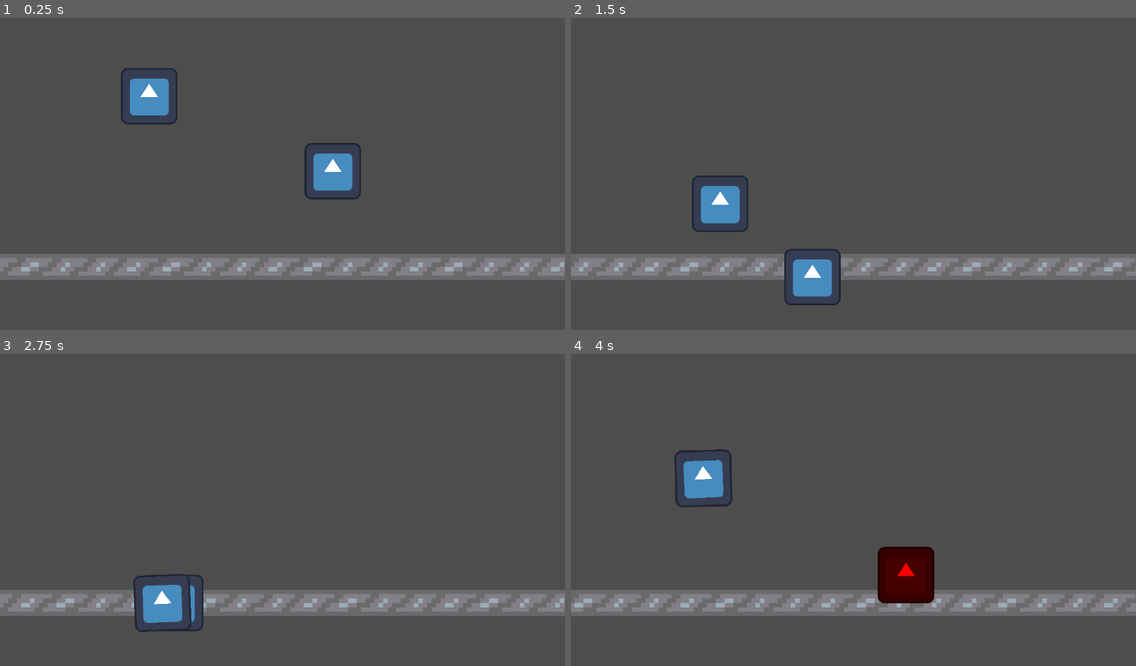
Above: before the commit, frames 1-4 (two rows, left to right).
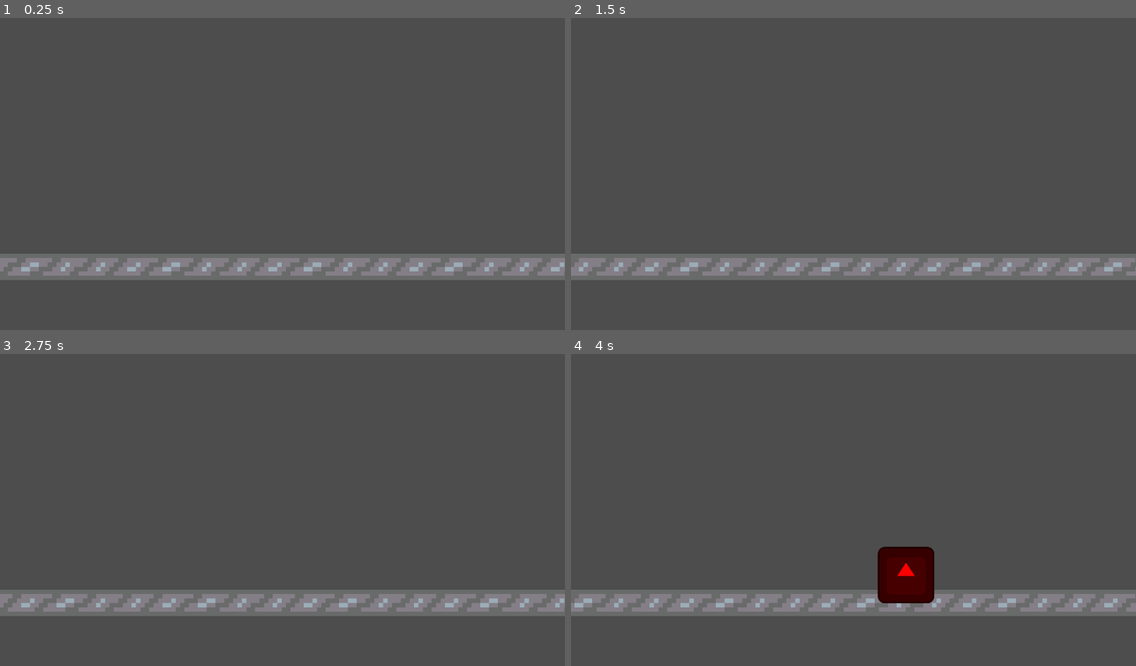
Above: after the commit, the same moments.

Repository: crhicko/bad-factory
Game: Godot game, scene res://scenes/world.tscn
Two runs of this game, one before a commit and one after it. Both use one fixed random seed, a clock stepped at 60 frames per second and the inputs below. The engine's default icon, where the game draws it, is replaced by a stand-in: a white triangle on a blue panel in a dark square.
Inputs (mouse positions are in pixels of both pictures, inside the frame that each line leads up to):
- Up to frame 1 (0.25 s): no input
- Up to frame 2 (1.5 s): drag from (904, 214) to (853, 267) at 0.52 s; drag from (859, 267) to (717, 239) at 1.27 s
- Up to frame 3 (2.75 s): move the mouse to (146, 544) at 2.02 s; click (146, 544) at 2.17 s
- Up to frame 4 (4 s): drag from (734, 603) to (684, 460) at 2.77 s; move the mouse to (1023, 553) at 3.52 s; click (1023, 553) at 3.67 s

The runs differ from the first frame. In frame 1, 2.1% of the frame differs, in the area x 21-64%, y 16-59%; in frame 2, 2.5%, in the area x 21-48%, y 50-93%; in frame 3, 1.5%; in frame 4, 1.1%.

Commit message:
added shape randomization

Diff:
--- /dev/null
+++ b/scenes/hexagon_shape.tscn
@@ -0,0 +1,30 @@
+[gd_scene load_steps=4 format=3 uid="uid://cl7lscxvibhf1"]
+
+[ext_resource type="Script" path="res://scripts/shape.gd" id="1_kjnjp"]
+[ext_resource type="Texture2D" uid="uid://bw8p3yjcekupu" path="res://assets/icon.svg" id="2_ghxu5"]
+
+[sub_resource type="RectangleShape2D" id="RectangleShape2D_sh7bj"]
+size = Vector2(128, 128)
+
+[node name="Shape" type="RigidBody2D"]
+mass = 0.59
+script = ExtResource("1_kjnjp")
+
+[node name="Polygon2D" type="Polygon2D" parent="."]
+clip_children = 1
+polygon = PackedVector2Array(21, 64, 64, 0, 21, -64, -21, -64, -64, 0, -21, 64)
+
+[node name="Sprite2D" type="Sprite2D" parent="Polygon2D"]
+texture = ExtResource("2_ghxu5")
+
+[node name="ClickBox" type="Area2D" parent="Polygon2D"]
+
+[node name="CollisionShape2D" type="CollisionShape2D" parent="Polygon2D/ClickBox"]
+shape = SubResource("RectangleShape2D_sh7bj")
+
+[node name="CollisionPolygon2D" type="CollisionPolygon2D" parent="."]
+polygon = PackedVector2Array(21, 64, 64, 0, 21, -64, -21, -64, -64, 0, -21, 64)
+
+[connection signal="area_entered" from="Polygon2D/ClickBox" to="." method="_on_click_box_area_entered"]
+[connection signal="area_exited" from="Polygon2D/ClickBox" to="." method="_on_click_box_area_exited"]
+[connection signal="input_event" from="Polygon2D/ClickBox" to="." method="_on_click_box_input_event"]
--- a/scenes/shape_spawner.tscn
+++ b/scenes/shape_spawner.tscn
@@ -1,11 +1,13 @@
-[gd_scene load_steps=3 format=3 uid="uid://cxfsft1o3nlfh"]
+[gd_scene load_steps=5 format=3 uid="uid://cxfsft1o3nlfh"]
 
 [ext_resource type="Script" path="res://scripts/shape_spawner.gd" id="1_e8cob"]
 [ext_resource type="PackedScene" uid="uid://bj62gd16rmxin" path="res://scenes/shape.tscn" id="2_5fg3n"]
+[ext_resource type="PackedScene" uid="uid://b5tmxxfs8gnb" path="res://scenes/triangle_shape.tscn" id="3_4h68w"]
+[ext_resource type="PackedScene" uid="uid://cl7lscxvibhf1" path="res://scenes/hexagon_shape.tscn" id="4_jklpn"]
 
 [node name="ShapeSpawner" type="Node"]
 script = ExtResource("1_e8cob")
-shapesToSpawn = Array[PackedScene]([ExtResource("2_5fg3n")])
+shapesToSpawn = Array[PackedScene]([ExtResource("2_5fg3n"), ExtResource("3_4h68w"), ExtResource("4_jklpn")])
 
 [node name="Timer" type="Timer" parent="."]
 wait_time = 3.0
--- /dev/null
+++ b/scenes/triangle_shape.tscn
@@ -0,0 +1,30 @@
+[gd_scene load_steps=4 format=3 uid="uid://b5tmxxfs8gnb"]
+
+[ext_resource type="Script" path="res://scripts/shape.gd" id="1_kjnjp"]
+[ext_resource type="Texture2D" uid="uid://bw8p3yjcekupu" path="res://assets/icon.svg" id="2_ghxu5"]
+
+[sub_resource type="RectangleShape2D" id="RectangleShape2D_sh7bj"]
+size = Vector2(128, 128)
+
+[node name="Shape" type="RigidBody2D"]
+mass = 0.59
+script = ExtResource("1_kjnjp")
+
+[node name="Polygon2D" type="Polygon2D" parent="."]
+clip_children = 1
+polygon = PackedVector2Array(-64, 64, 0, -64, 64, 64)
+
+[node name="Sprite2D" type="Sprite2D" parent="Polygon2D"]
+texture = ExtResource("2_ghxu5")
+
+[node name="ClickBox" type="Area2D" parent="Polygon2D"]
+
+[node name="CollisionShape2D" type="CollisionShape2D" parent="Polygon2D/ClickBox"]
+shape = SubResource("RectangleShape2D_sh7bj")
+
+[node name="CollisionPolygon2D" type="CollisionPolygon2D" parent="."]
+polygon = PackedVector2Array(64, 64, -64, 64, 0, -64)
+
+[connection signal="area_entered" from="Polygon2D/ClickBox" to="." method="_on_click_box_area_entered"]
+[connection signal="area_exited" from="Polygon2D/ClickBox" to="." method="_on_click_box_area_exited"]
+[connection signal="input_event" from="Polygon2D/ClickBox" to="." method="_on_click_box_input_event"]
--- a/scenes/world.tscn
+++ b/scenes/world.tscn
@@ -1,10 +1,9 @@
-[gd_scene load_steps=6 format=3 uid="uid://dbaymf0js8pvm"]
+[gd_scene load_steps=5 format=3 uid="uid://dbaymf0js8pvm"]
 
 [ext_resource type="Script" path="res://scripts/world.gd" id="1_w73xf"]
-[ext_resource type="PackedScene" uid="uid://bj62gd16rmxin" path="res://scenes/shape.tscn" id="2_1w3ef"]
-[ext_resource type="PackedScene" path="res://scenes/walls.tscn" id="2_e5v75"]
+[ext_resource type="PackedScene" uid="uid://xj68qh4mouc4" path="res://scenes/walls.tscn" id="2_e5v75"]
 [ext_resource type="PackedScene" uid="uid://wer5cy6da82u" path="res://scenes/belt.tscn" id="3_enb70"]
-[ext_resource type="PackedScene" path="res://scenes/shape_spawner.tscn" id="3_y0oc1"]
+[ext_resource type="PackedScene" uid="uid://cxfsft1o3nlfh" path="res://scenes/shape_spawner.tscn" id="3_y0oc1"]
 
 [node name="World" type="Node"]
 script = ExtResource("1_w73xf")
@@ -12,12 +11,6 @@
 [node name="Belt" parent="." instance=ExtResource("3_enb70")]
 position = Vector2(638, 577)
 
-[node name="Shape" parent="." instance=ExtResource("2_1w3ef")]
-position = Vector2(754, 332)
-
-[node name="Shape2" parent="." instance=ExtResource("2_1w3ef")]
-position = Vector2(338, 162)
-
 [node name="Walls" parent="." instance=ExtResource("2_e5v75")]
 
 [node name="ShapeSpawner" parent="." node_paths=PackedStringArray("world") instance=ExtResource("3_y0oc1")]
--- a/scripts/shape.gd
+++ b/scripts/shape.gd
@@ -9,10 +9,13 @@
 	pass # Replace with function body.
 
 
+
 # Called every frame. 'delta' is the elapsed time since the previous frame.
 func _process(delta: float) -> void:
+	#var x = get_node("Sprite2D");
+	#print(x);
 	if is_dragging:
-		global_position = get_viewport().get_mouse_position() + Vector2(0, $Sprite2D.texture.get_size().y / 3)
+		global_position = get_viewport().get_mouse_position() + Vector2(0, find_child("Sprite2D").texture.get_size().y / 3)
 
 
 func _on_click_box_input_event(viewport: Node, event: InputEvent, shape_idx: int) -> void:
@@ -26,7 +29,7 @@
 				drop_in(droppable_target, event.global_position)
 			else:
 				pass  ##do whatever we do when not dropping on to an active square (do physics?)
-			print("done dragging")
+			#print("done dragging")
 
 func drop_in(target: Node2D, mouse_pos: Vector2):
 	get_parent().remove_child(self)
@@ -34,12 +37,12 @@
 
 func _on_click_box_area_entered(area: Area2D) -> void:
 	if area.is_in_group("droppable"):
-		print_debug("its droppable")
+		#print_debug("its droppable")
 		droppable_target = area.get_parent()
 
 func _on_click_box_area_exited(area: Area2D) -> void:
 	if area.is_in_group("droppable"):
-		print_debug("its not droppable anymore")
+		#print_debug("its not droppable anymore")
 		droppable_target = null
 
 func die():
--- a/scripts/shape_spawner.gd
+++ b/scripts/shape_spawner.gd
@@ -35,7 +35,7 @@
 
 	var colors = [Color(1, 0, 0), Color(0, 1, 0), Color(0, 0, 1)];
 
-	var sprite2d = shapeInstance.get_node("Sprite2D");
+	var sprite2d = shapeInstance.find_child("Sprite2D");
 	sprite2d.set_modulate(colors[randi_range(0, colors.size() - 1)])
 	world.add_child(shapeInstance)
 	pass
